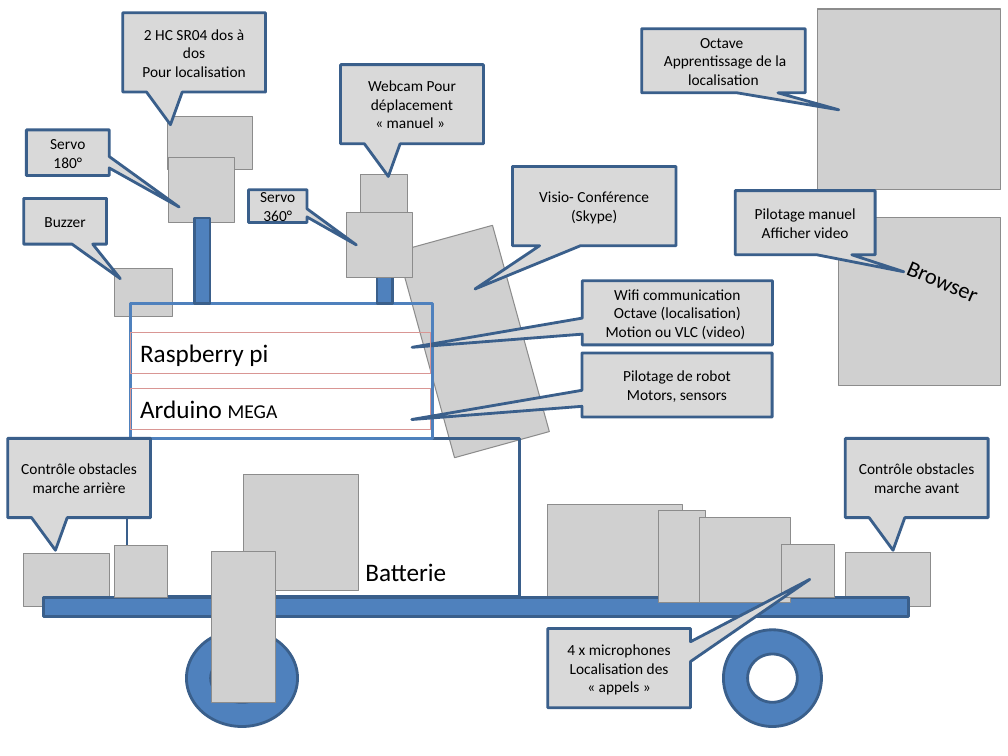
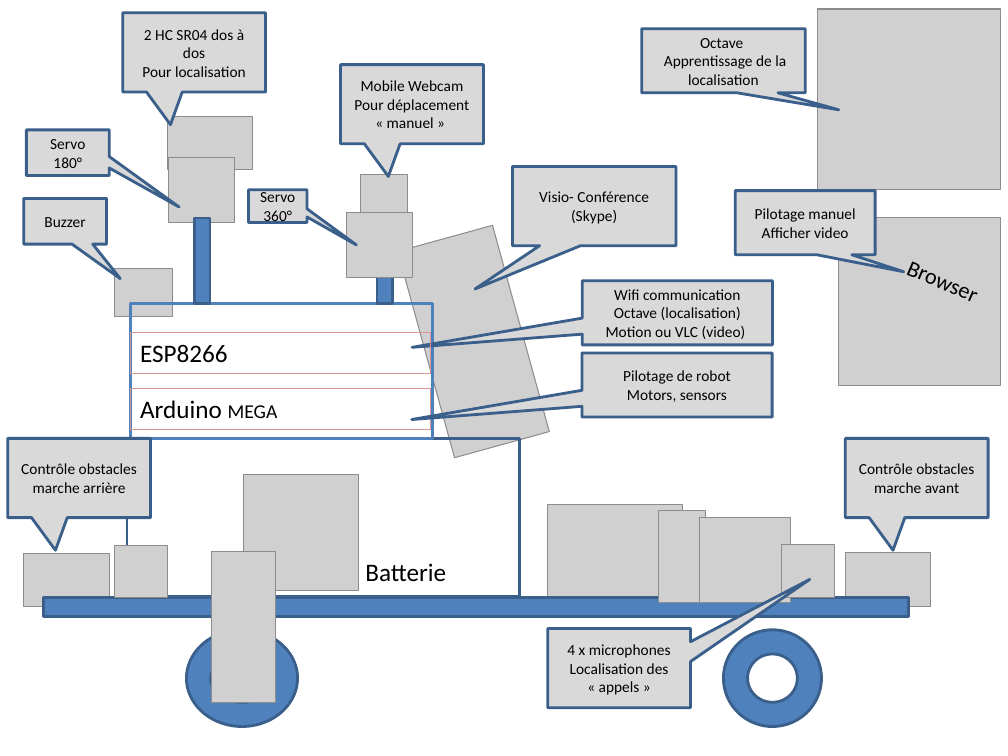
Before and after one commit to cuillerj/ApeRobot, a slide deck: slide 1 of ProjectDocumention/ComponentsOverview.pptx. Drawn at 1008x756 pixels with LibreOffice and Linux fonts; fonts in the diff are those of the drawing; grey boxes stand for pictures. Boxes give left, top, right and bottom in pixels: in the first picture for what was removed or moved away, otherwise in the second. Text is boxed around its words. In the diff, an @@ line names an element or a change of style, - is before the commit and + after.

```diff
--- a/ProjectDocumention/ComponentsOverview.pptx
+++ b/ProjectDocumention/ComponentsOverview.pptx
@@ text in speech box at (x1=354, y1=80, x2=469, y2=128): text changed @@
-Webcam Pour déplacement « manuel »
+Mobile Webcam Pour déplacement « manuel »
@@ text in rectangle at (x1=140, y1=344, x2=228, y2=363): text changed @@
-Raspberry pi
+ESP8266
```
Also in this commit, not shown: 1 other slide changed, 3 other files.
